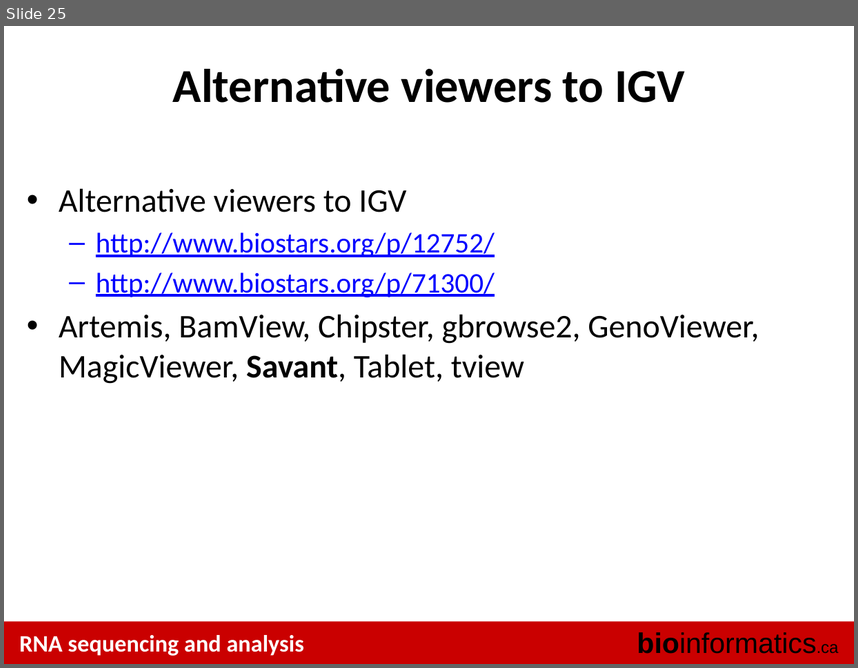
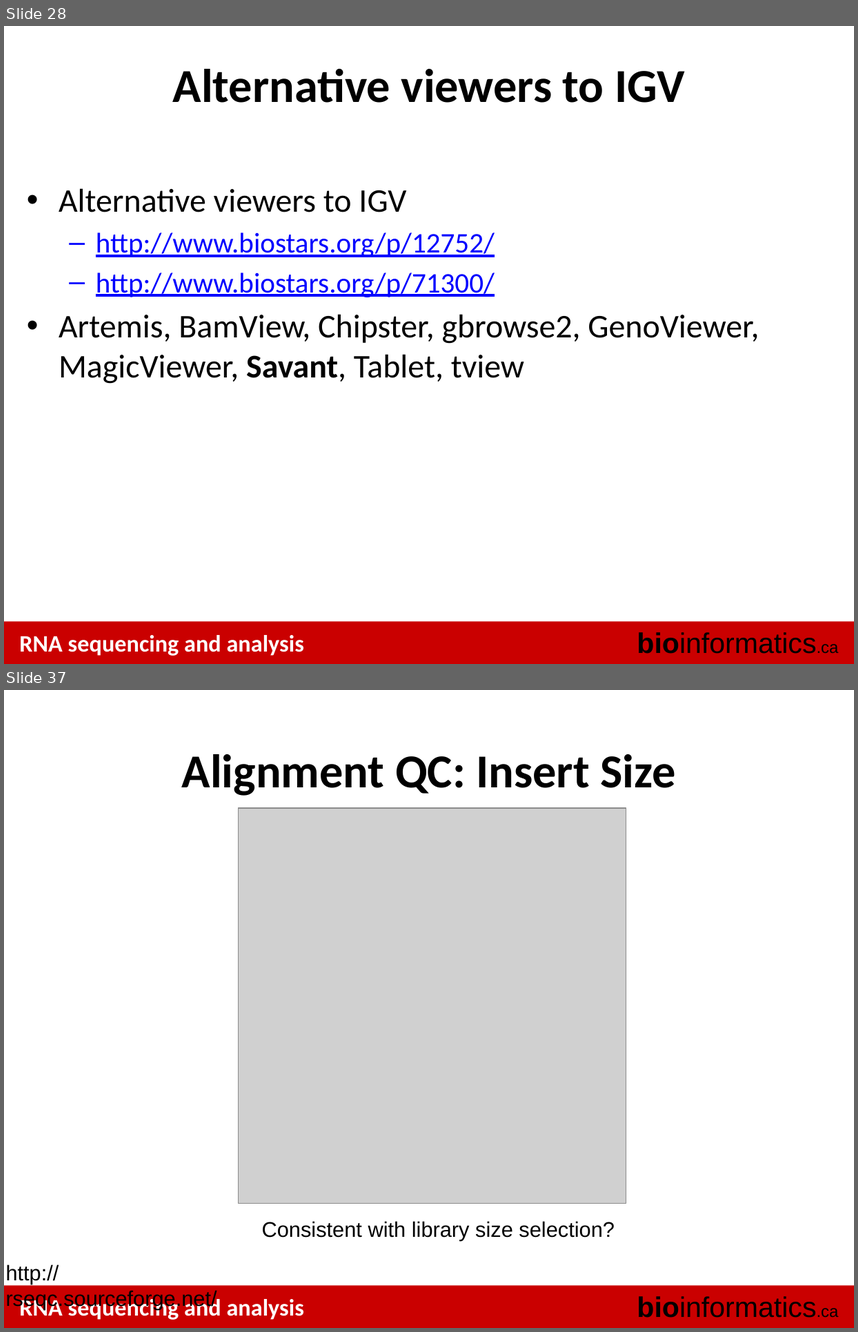
Before and after one commit to griffithlab/rnaseq_tutorial_wiki, a slide deck: LectureFiles/cbw-cshl-nygc/2015/RNASeq_Module2_Lecture.pptx. Shown one above the other, each under a label of ours: slide 25 before the commit, slides 28 and 37 after it; the slides between them are not shown. The pictures are 858x668 and 858x1332 pixels, drawn with LibreOffice and Linux fonts; fonts in the diff are those of the drawing; grey boxes stand for pictures. Boxes give left, top, right and bottom in pixels: in the first picture for what was removed or moved away, otherwise in the second. Text is boxed around its words. In the diff, an @@ line names an element or a change of style, - is before the commit and + after.

```diff
--- a/LectureFiles/cbw-cshl-nygc/2015/RNASeq_Module2_Lecture.pptx
+++ b/LectureFiles/cbw-cshl-nygc/2015/RNASeq_Module2_Lecture.pptx
@@ slide 37 added at (4, 690, 854, 1328), background #FFFFFF; not listed: 3 template elements that a slide beside it also shows @@
@@ title added at (182, 754, 675, 796), 40 pt, text #000000, bold @@
+Alignment QC: Insert Size
@@ picture added at (239, 808, 626, 1203) @@
@@ text added at (262, 1221, 615, 1241), 18 pt, text #000000 @@
+Consistent with library size selection?
@@ text added at (6, 1264, 217, 1309), 18 pt, text #000000 @@
+http://rseqc.sourceforge.net/
@@ what was slide 25 is now slide 28 @@
```
Also in this commit, not shown: 2 slides changed, 11 other slides added.
